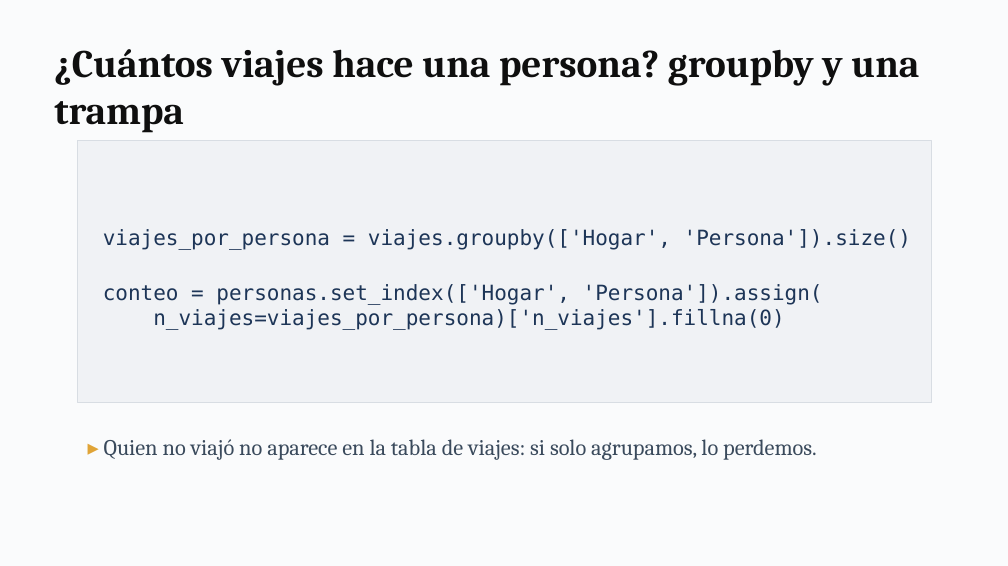
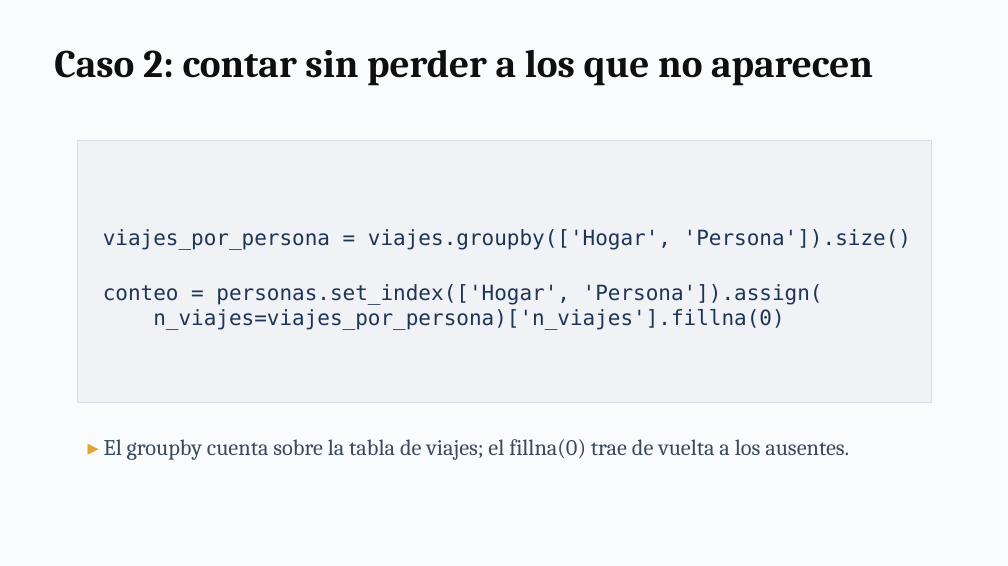
Before and after one commit to daniopitz/cienciadatos, a slide deck: slide 12 of presentaciones/clase02_pandas_eda.pptx. Drawn at 1008x566 pixels with LibreOffice and Linux fonts; fonts in the diff are those of the drawing. Boxes give left, top, right and bottom in pixels: in the first picture for what was removed or moved away, otherwise in the second. Text is boxed around its words. In the diff, an @@ line names an element or a change of style, - is before the commit and + after.

```diff
--- a/presentaciones/clase02_pandas_eda.pptx
+++ b/presentaciones/clase02_pandas_eda.pptx
@@ text at (54,49,873,86): text changed @@
-¿Cuántos viajes hace una persona? groupby y una trampa
+Caso 2: contar sin perder a los que no aparecen
@@ text at (104,439,849,460): text changed @@
-▸ Quien no viajó no aparece en la tabla de viajes: si solo agrupamos, lo perdemos.
+▸ El groupby cuenta sobre la tabla de viajes; el fillna(0) trae de vuelta a los ausentes.
```
Also in this commit, not shown: 12 other slides changed, 6 slides added, 3 slides removed, 2 other files.
